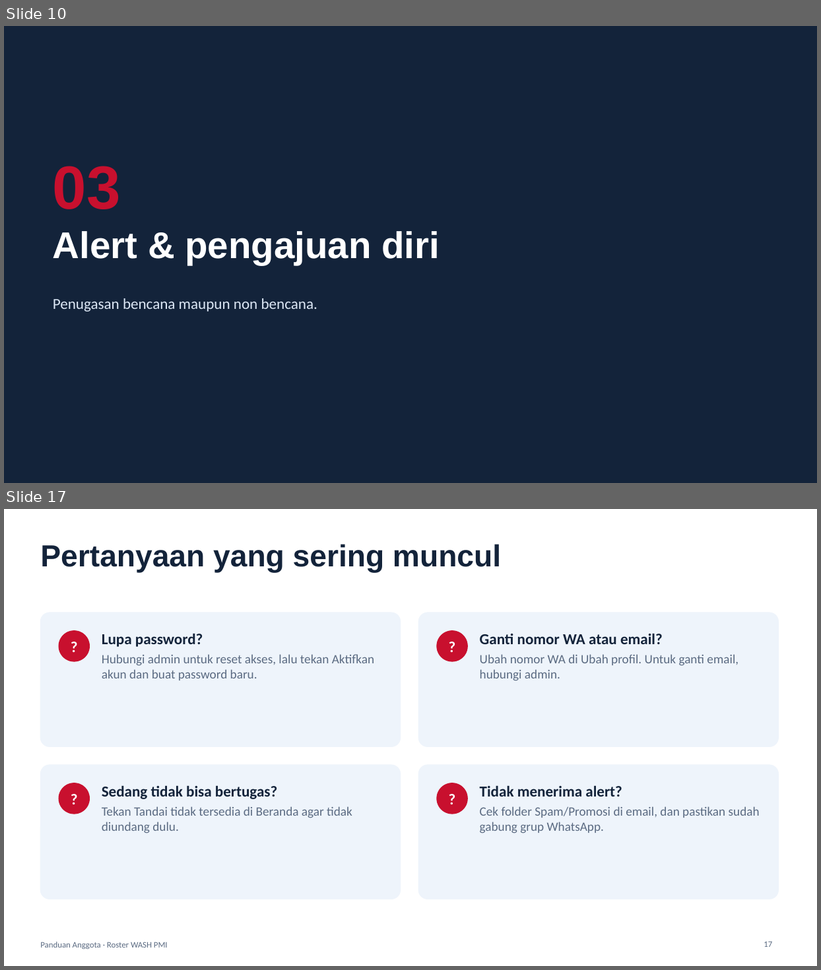
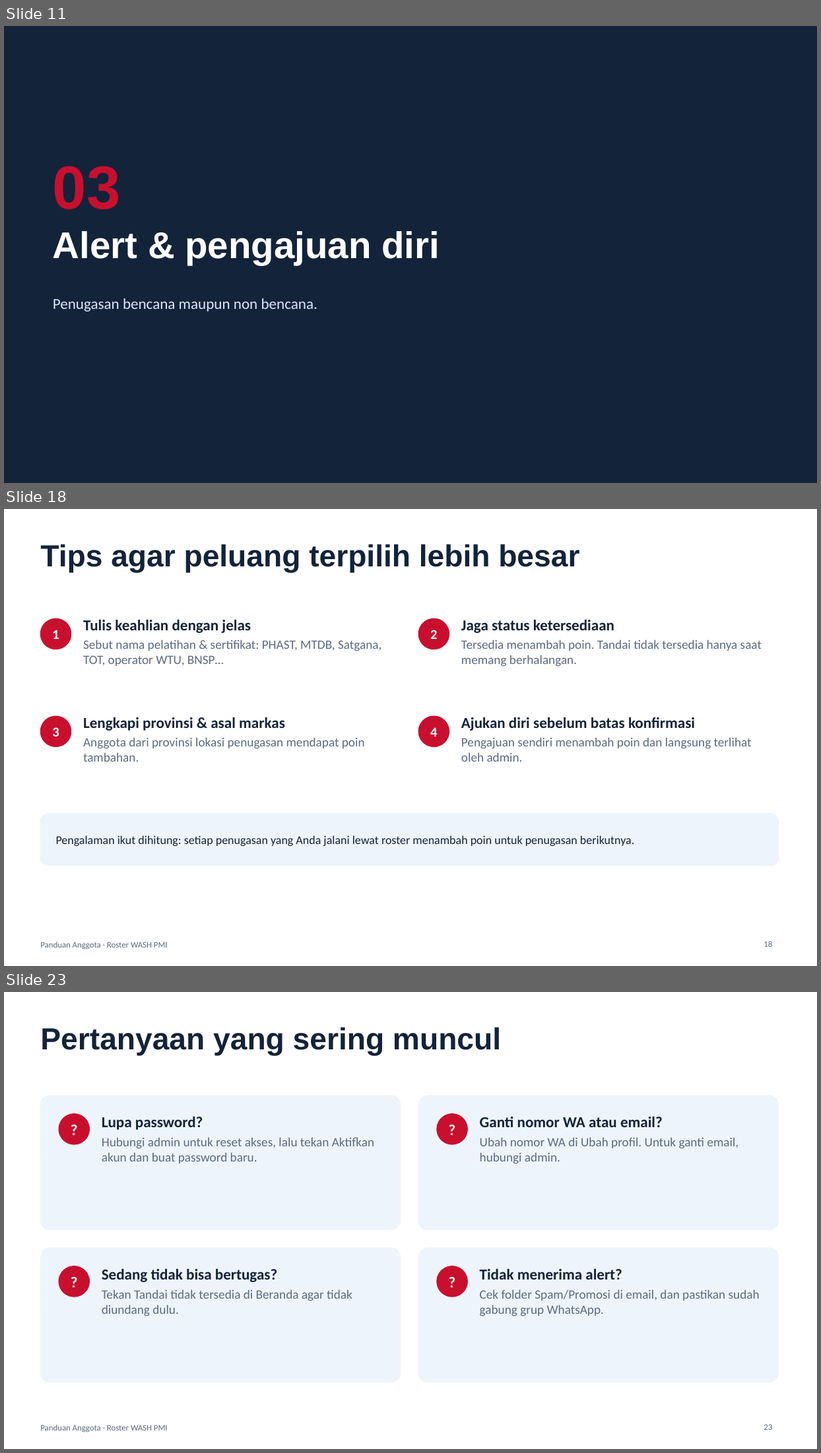
Before and after one commit to denekijulianto-ux/WASHroster, a slide deck: docs/Panduan-Anggota-Roster-WASH.pptx. Shown one above the other, each under a label of ours: slides 10 and 17 before the commit, slides 11, 18 and 23 after it; the slides between them are not shown. The pictures are 821x970 and 821x1453 pixels, drawn with LibreOffice and Linux fonts; fonts in the diff are those of the drawing. Boxes give left, top, right and bottom in pixels: in the first picture for what was removed or moved away, otherwise in the second. Text is boxed around its words. In the diff, an @@ line names an element or a change of style, - is before the commit and + after.

```diff
--- a/docs/Panduan-Anggota-Roster-WASH.pptx
+++ b/docs/Panduan-Anggota-Roster-WASH.pptx
@@ slide 18 added at (x1=4, y1=509, x2=817, y2=966), background #FFFFFF; not listed: 1 template element that a slide beside it also shows @@
@@ title added at (x1=40, y1=544, x2=580, y2=573), 36 pt, text #13233A, bold @@
+Tips agar peluang terpilih lebih besar
@@ ellipse added at (x1=40, y1=619, x2=71, y2=650), fill #C8102E, outline #C8102E 1 pt @@
@@ text added at (x1=83, y1=619, x2=382, y2=666), 15 pt, text #5B6B82 @@
+Tulis keahlian dengan jelas
+Sebut nama pelatihan & sertifikat: PHAST, MTDB, Satgana, TOT, operator WTU, BNSP…
@@ ellipse added at (x1=418, y1=619, x2=450, y2=650), fill #C8102E, outline #C8102E 1 pt @@
@@ text added at (x1=461, y1=619, x2=762, y2=667), 15 pt, text #5B6B82 @@
+Jaga status ketersediaan
+Tersedia menambah poin. Tandai tidak tersedia hanya saat memang berhalangan.
@@ text added at (x1=52, y1=630, x2=59, y2=639), 16 pt, text #FFFFFF, bold @@
+1
@@ text added at (x1=430, y1=630, x2=437, y2=639), 16 pt, text #FFFFFF, bold @@
+2
@@ ellipse added at (x1=40, y1=716, x2=71, y2=747), fill #C8102E, outline #C8102E 1 pt @@
@@ text added at (x1=83, y1=717, x2=365, y2=762), 15 pt, text #5B6B82 @@
+Lengkapi provinsi & asal markas
+Anggota dari provinsi lokasi penugasan mendapat poin tambahan.
@@ ellipse added at (x1=418, y1=716, x2=450, y2=747), fill #C8102E, outline #C8102E 1 pt @@
@@ text added at (x1=461, y1=717, x2=752, y2=762), 15 pt, text #5B6B82 @@
+Ajukan diri sebelum batas konfirmasi
+Pengajuan sendiri menambah poin dan langsung terlihat oleh admin.
@@ text added at (x1=52, y1=727, x2=59, y2=737), 16 pt, text #FFFFFF, bold @@
+3
@@ text added at (x1=430, y1=727, x2=437, y2=737), 16 pt, text #FFFFFF, bold @@
+4
@@ rounded rectangle added at (x1=40, y1=814, x2=779, y2=866), fill #EEF4FB, outline #EEF4FB 1 pt @@
@@ text added at (x1=56, y1=836, x2=634, y2=846), 14 pt, text #13233A @@
+Pengalaman ikut dihitung: setiap penugasan yang Anda jalani lewat roster menambah poin untuk penugasan berikutnya.
@@ page number added at (x1=764, y1=941, x2=772, y2=947), 10 pt, text #5B6B82 @@
+18
@@ what was slide 10 is now slide 11 @@
@@ what was slide 17 is now slide 23 @@
@@ page number at (x1=764, y1=1424, x2=772, y2=1430): text changed @@
-17
+23
```
Also in this commit, not shown: 4 slides changed, 5 other slides added, 2 other files.
